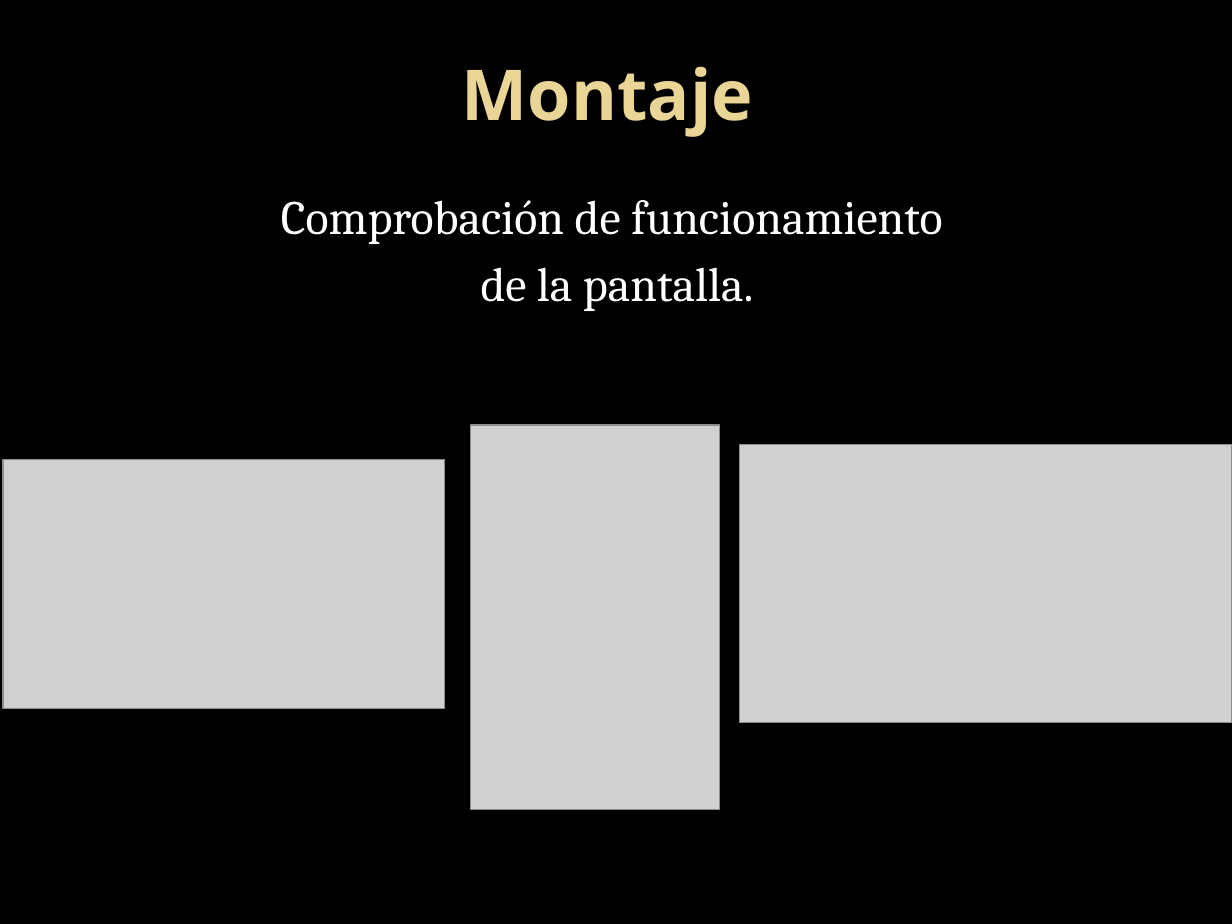
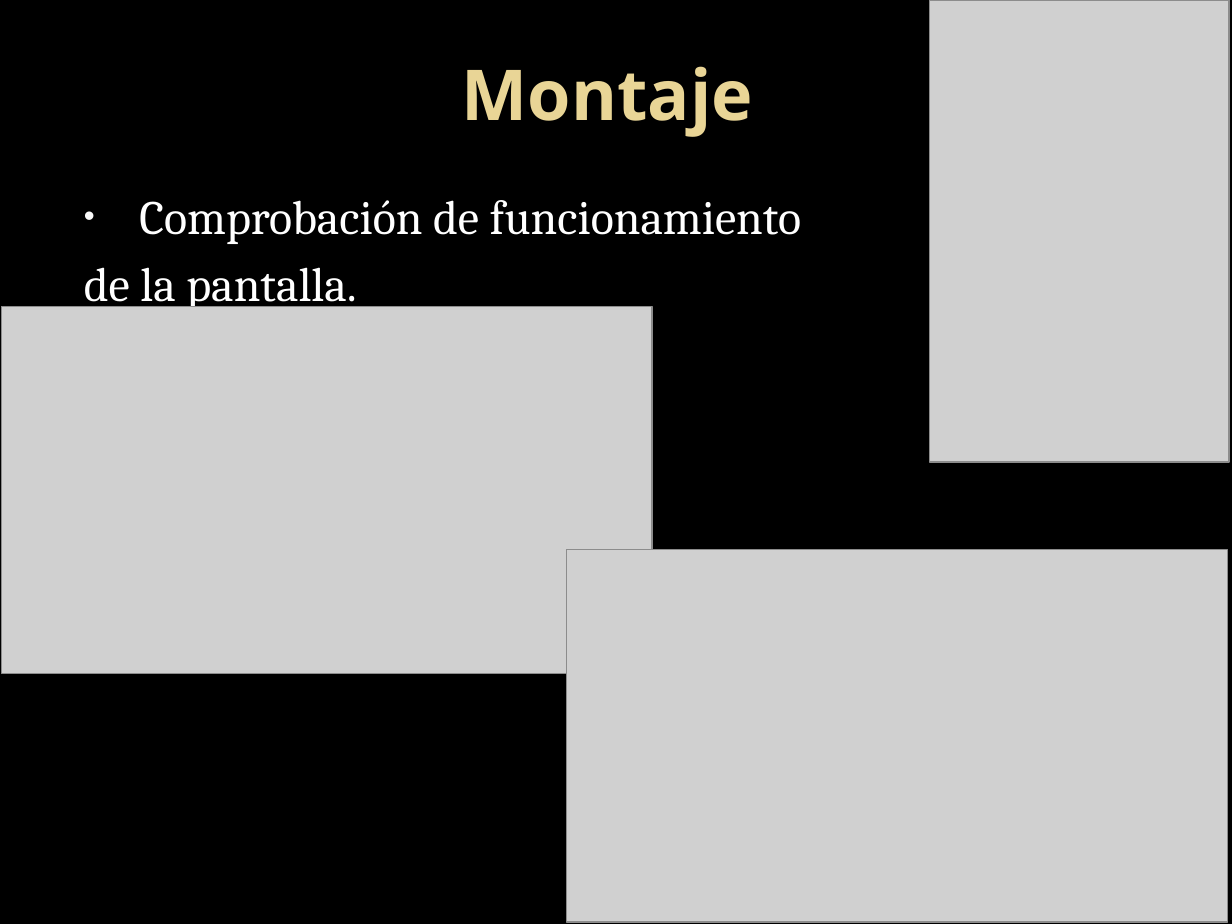
Before and after one commit to JaimeLLanos/ArduinoPhoneduino, a slide deck: slide 7 of PHONEDUINO.pptx (slide 5 before the commit). Drawn at 1232x924 pixels with LibreOffice and Linux fonts; fonts in the diff are those of the drawing; grey boxes stand for pictures; background and template pictures are left out. Boxes give left, top, right and bottom in pixels: in the first picture for what was removed or moved away, otherwise in the second. Text is boxed around its words. In the diff, an @@ line names an element or a change of style, - is before the commit and + after.

```diff
--- a/PHONEDUINO.pptx
+++ b/PHONEDUINO.pptx
@@ picture added at box(930, 0, 1230, 462) @@
@@ text "Comprobación de funcionamiento" at box(84, 200, 801, 311): alignment centre to left; bullet none to • @@
@@ picture: place and size @@
-picture at box(4, 460, 445, 708)
+picture at box(1, 307, 652, 674)
@@ picture removed at box(471, 425, 719, 809) @@
@@ picture: place and size @@
-picture at box(739, 445, 1232, 723)
+picture at box(567, 549, 1227, 923)
```
Also in this commit, not shown: 7 other slides changed, 3 slides added.
